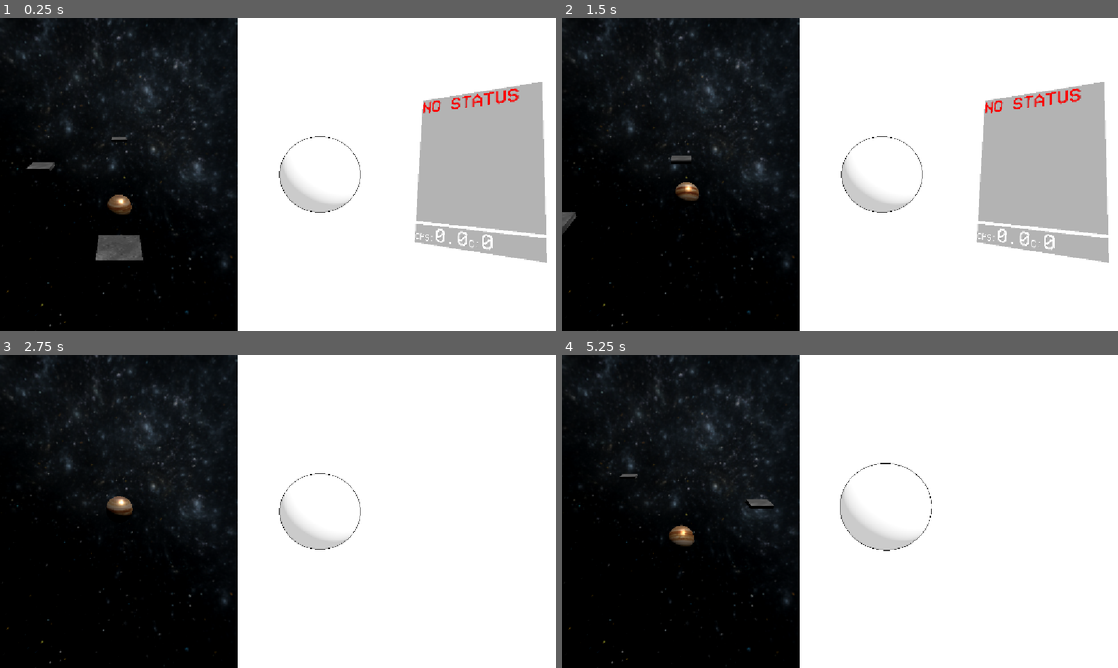
Above: before the commit, frames 1-4 (two rows, left to right).
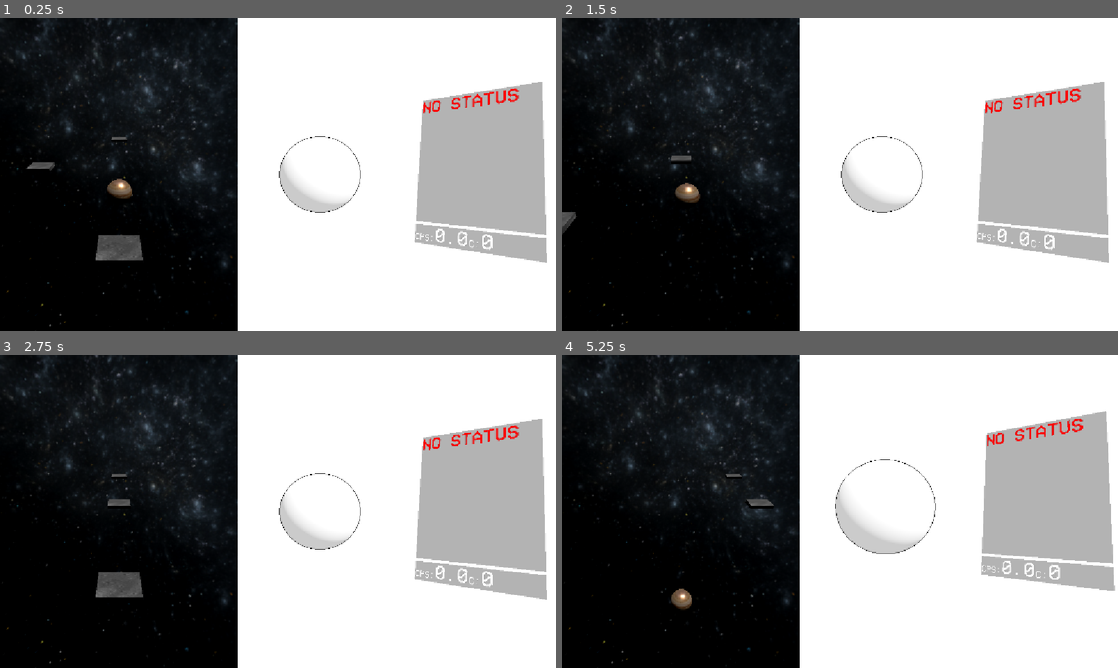
Above: after the commit, the same moments.

Repository: AnCarsenat/DopamineBounce
Game: Godot game, scene res://main_game.tscn
Same seed, same stepped clock (60 frames per second), same inputs: the game is played once before the commit and once after it.
Inputs (mouse positions are in pixels of both pictures, inside the frame that each line leads up to):
- Up to frame 1 (0.25 s): no input
- Up to frame 2 (1.5 s): move the mouse to (962, 158) at 0.52 s; hold Right (ui_right) 0.53-1.28 s; click (962, 158) at 0.67 s; move the mouse to (728, 190) at 1.27 s; hold Left (ui_left) from 1.28 s (still down)
- Up to frame 3 (2.75 s): move the mouse to (333, 442) at 2.02 s; release Left (ui_left) at 2.03 s; hold Right (ui_right) from 2.03 s (still down)
- Up to frame 4 (5.25 s): move the mouse to (812, 574) at 2.77 s; click (812, 574) at 2.92 s; move the mouse to (1006, 558) at 3.52 s; release Right (ui_right) at 3.53 s; hold Left (ui_left) from 3.53 s (still down); move the mouse to (673, 464) at 4.27 s; move the mouse to (867, 511) at 5.02 s; click (867, 511) at 5.17 s

The runs differ from the first frame. In frame 1, 0.4% of the frame differs, in the area x 19-24%, y 51-64%; in frame 2, 0.2%; in frame 3, 12%; in frame 4, 12%, in the area x 10-100%, y 18-82%.

Commit message:
qrwtegdfsa

Diff:
--- a/dopamine-bouce/ball.gd
+++ b/dopamine-bouce/ball.gd
@@ -7,6 +7,8 @@
 @export var lanes: Array[float] = [-7.0, 0.0, 7.0]
 @export var switch_speed: float = 15.0
 @onready var spawner = $"../TileSpawning"
+@export var speed: Vector3 = Vector3(0 ,1080, 0)
+
 
 
 var current_lane: int = 1 # 0 = Left, 1 = Center, 2 = Right
@@ -21,7 +23,7 @@
 func _physics_process(delta: float) -> void:
 
 	velocity.y -= gravity * delta
-	rotation.x += 12.0 * delta
+	rotation_degrees += speed * delta
 
 
 	global_position.x = lerpf(global_position.x, lanes[current_lane], switch_speed * delta)
Not shown, added: .gitignore
